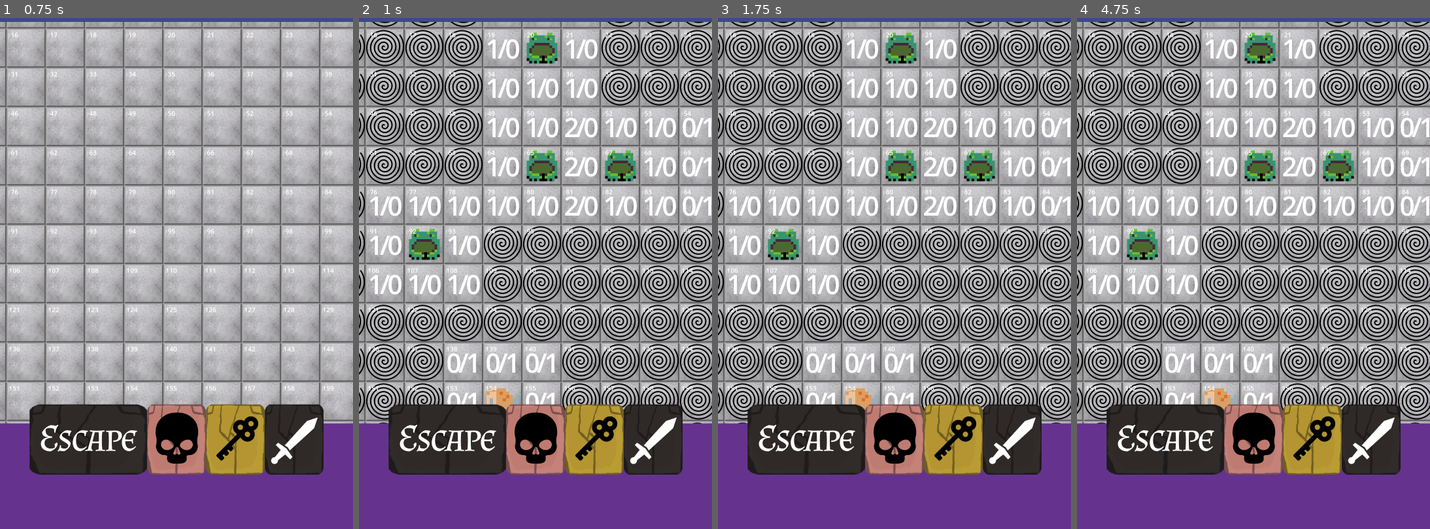
Above: before the commit, frames 1-4 (left to right).
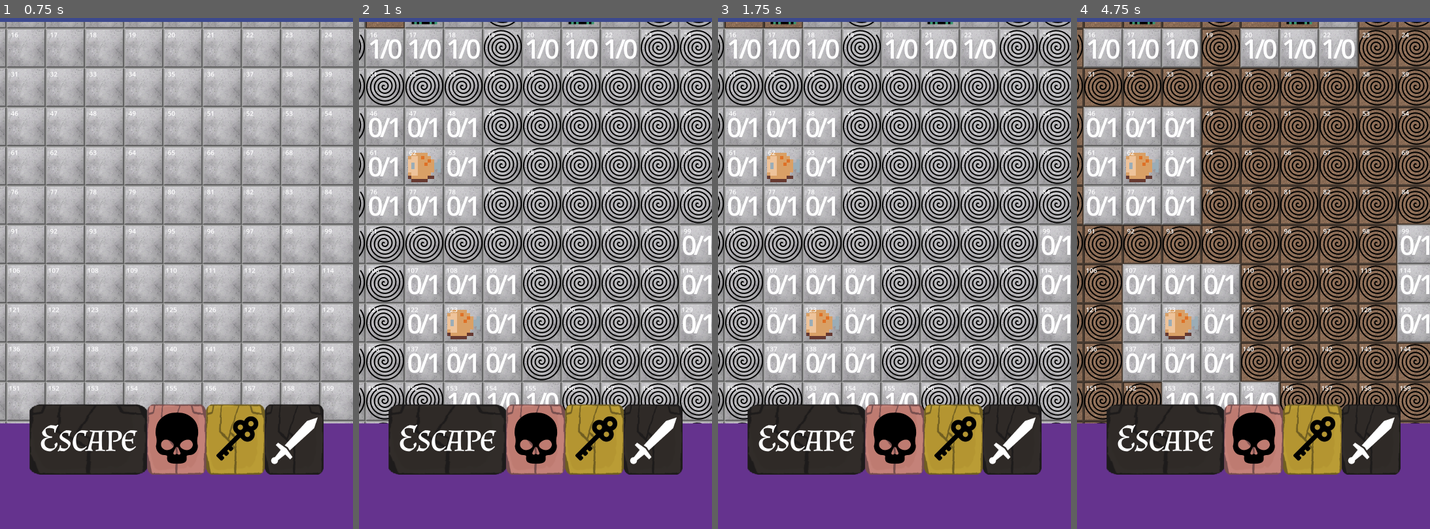
Above: after the commit, the same moments.

Repository: goblincookies/DungeonSweeper
Game: Godot game, scene res://Scenes/03-play.tscn
Two runs of this game, one before a commit and one after it. Both use one fixed random seed, a clock stepped at 60 frames per second and the inputs below. This scene is started directly instead of the project's main scene.
Inputs (mouse positions are in pixels of both pictures, inside the frame that each line leads up to):
- Up to frame 1 (0.75 s): tap Enter at 0.5 s; move the mouse to (outside the picture) at 0.52 s; click (outside the picture) at 0.67 s
- Up to frame 2 (1 s): no input
- Up to frame 3 (1.75 s): tap Space at 1.25 s; move the mouse to (outside the picture) at 1.27 s; click (outside the picture) at 1.42 s
- Up to frame 4 (4.75 s): tap Enter at 2, 3.5 s; move the mouse to (outside the picture) at 2.02 s; click (outside the picture) at 2.17 s; tap Space at 2.75, 4.25 s; move the mouse to (outside the picture) at 2.77 s; click (outside the picture) at 2.92 s; move the mouse to (outside the picture) at 3.52 s; click (outside the picture) at 3.67 s; move the mouse to (outside the picture) at 4.27 s; click (outside the picture) at 4.42 s

Frame 1 is identical in both runs. In frame 2, 20% of the frame differs, in the area x 1-100%, y 0-77%; in frame 3, 21%; in frame 4, 54%, in the area x 0-100%, y 0-80%.

Commit message:
flood fill works on first click

Diff:
--- a/dunswee-game/Scenes/Nested/tile.tscn
+++ b/dunswee-game/Scenes/Nested/tile.tscn
@@ -76,24 +76,6 @@
 horizontal_alignment = 1
 vertical_alignment = 1
 
-[node name="id" type="Label" parent="."]
-layout_mode = 1
-anchors_preset = 8
-anchor_left = 0.5
-anchor_top = 0.5
-anchor_right = 0.5
-anchor_bottom = 0.5
-offset_left = -60.0
-offset_top = -55.0
-offset_right = -11.0
-offset_bottom = -27.0
-grow_horizontal = 2
-grow_vertical = 2
-theme_override_font_sizes/font_size = 20
-text = "1"
-horizontal_alignment = 1
-vertical_alignment = 1
-
 [node name="Count2" type="Label" parent="."]
 layout_mode = 1
 anchors_preset = 8
@@ -130,4 +112,22 @@
 horizontal_alignment = 1
 vertical_alignment = 1
 
+[node name="id" type="Label" parent="."]
+layout_mode = 1
+anchors_preset = 8
+anchor_left = 0.5
+anchor_top = 0.5
+anchor_right = 0.5
+anchor_bottom = 0.5
+offset_left = -60.0
+offset_top = -55.0
+offset_right = -11.0
+offset_bottom = -27.0
+grow_horizontal = 2
+grow_vertical = 2
+theme_override_font_sizes/font_size = 20
+text = "1"
+horizontal_alignment = 1
+vertical_alignment = 1
+
 [connection signal="input_event" from="Area2D" to="." method="_on_area_2d_input_event"]
--- a/dunswee-game/Scripts/Nested/field.gd
+++ b/dunswee-game/Scripts/Nested/field.gd
@@ -43,20 +43,13 @@
 	var xMax:int = 3;
 
 	n = tile.getId();
-	print("id",n);
 	xMax = 7;
 #		IF LEFT CUTS OFF
-	if( ceil((n-3)/yHeight)< ceil(n/yHeight)): xMin =1;
-	if( ceil((n-2)/yHeight)< ceil(n/yHeight)): xMin =2;
-	if( ceil((n-1)/yHeight)< ceil(n/yHeight)): xMin =3;
+	for i in range(3,0,-1):
+#		LEFT/RIGHT BOUNDS
+		if(isOutOfBoundsHoriz(n,-i)):xMin=4-i;
+		if(isOutOfBoundsHoriz(n,i)):xMax=3+i;
 
-#		IF RIGHT CUTS OFF
-	if( ceil((n+3)/yHeight)> ceil(n/yHeight)): xMax =6;
-	if( ceil((n+2)/yHeight)> ceil(n/yHeight)): xMax =5;
-	if( ceil((n+1)/yHeight)> ceil(n/yHeight)): xMax =4;
-
-
-	print("initial temp array size", tempArray.size())
 
 	var landingArray:Array = [];
 
@@ -64,34 +57,23 @@
 		for y in range(0,7):
 			c = n+(-3+x)+(-(3*yHeight)+(yHeight*y));
 			if ( c >= 0 and c < tempArray.size()):
-				print("popping at ", c)
 				landingArray.append(c);
-				#tempArray.pop_at( c );
-	print(landingArray);
 	landingArray.sort();
 	landingArray.reverse();
-	print(landingArray);
 	for val in landingArray:
 		tempArray.pop_at( val );
 
-	print("new temp array size",tempArray.size())
 
 	for i in range(enemyCount):
-#		randi() % 20      # Returns random integer between 0 and 19
 		tempVal = randi()%tempArray.size();
 		enemyArray.append( tempArray[tempVal]);
 		tempArray.pop_at( tempVal );
 
 	for i in range(keyCount):
-#		randi() % 20      # Returns random integer between 0 and 19
 		keyArray.append( tempArray.pop_at( randi()%tempArray.size() ));
 
-	print("enemies at", enemyArray);
-	print("keys at", keyArray);
 	dataArray.resize(grid.get_child_count());
 	dataArray.fill( 0 );
-
-
 
 	for i in range(enemyArray.size()):
 		n = enemyArray[i];
@@ -123,10 +105,9 @@
 		xMin = 0;
 		xMax = 3;
 
-#		IF LEFT CUTS OFF
-		if( ceil((n-1)/yHeight)< ceil(n/yHeight)): xMin +=1;
-#		IF RIGHT CUTS OFF
-		if( ceil((n+1)/yHeight)> ceil(n/yHeight)): xMax -=1;
+#		IF LEFT/RIGHT CUTS OFF
+		if (isOutOfBoundsHoriz(n, -1)): xMin +=1;
+		if (isOutOfBoundsHoriz(n, 1)): xMax -=1;
 
 #		ADD COUNTS
 		for x in range(xMin,xMax):
@@ -143,12 +124,50 @@
 
 	print(dataArray)
 
+func isOutOfBoundsHoriz( id, step ):
+	if ((id+step<0) or (id+step>=dataArray.size())): return true;
+	return (ceil((id+step)/yHeight)< ceil(id/yHeight));
+func isOutOfBoundsVert( id, step ):
+	var stepSize = step*yHeight
+	return !(id + stepSize >= 0 and id + stepSize < dataArray.size());
 
 func tileClicked( tile:Control ):
 	print(tile, "clicked")
 	if (blankField):
 		blankField = false;
 		setupField( tile );
+#	REVEAL
+	tile.flip();
+	floodFill(tile.getId(), true);
+
+
+func floodFill(id, isStartingTile):
+	print("filling :)", id);
+	var l_tile:Control = grid.get_child(id);
+	#print("tile type", l_tile.getTileType(), l_tile.getTileType() <= 0, l_tile.isCovered())
+	if (l_tile.getTileType() <= 0 and (l_tile.isCovered() or isStartingTile)):
+		grid.get_child(id).flip();
+		if (!isOutOfBoundsHoriz(id,-1)): floodFill(id-1, false);
+		if (!isOutOfBoundsHoriz(id, 1)): floodFill(id+1, false);
+		if (!isOutOfBoundsVert(id,-1)): floodFill(id-yHeight, false);
+		if (!isOutOfBoundsVert(id, 1)): floodFill(id+yHeight, false);
+
+
+
+		#floodFill( id );
+#void floodFill( int pos ) {
+   #if ( btn( pos ) isFillable ) {
+	   #fillBtn(pos);
+	   #floodFill( pos+1 );
+	   #floodFill( pos-1 );
+	   #floodFill( pos+10 );
+	   #floodFill( pos-10 );
+   #} else {
+	   #return;
+   #}
+#}
+
+	pass
 
 func registerTiles():
 	print("registering tiles")
--- a/dunswee-game/Scripts/Nested/tile.gd
+++ b/dunswee-game/Scripts/Nested/tile.gd
@@ -5,7 +5,6 @@
 
 enum tileTypes {EMPTY, ENEMY, KEY, MARKED};
 var thisTileType: tileTypes = tileTypes.EMPTY;
-
 
 const DOUBLETAP_DELAY : float = 0.25;
 var doubleTapTime : float = DOUBLETAP_DELAY;
@@ -20,6 +19,7 @@
 ]
 # Called when the node enters the scene tree for the first time.
 func _ready() -> void:
+
 	$Enemy.visible = false;
 	$Empty.visible = false;
 	$Key.visible = false;
@@ -34,12 +34,18 @@
 	$id.text = str(id);
 
 func getId()->int: return id;
+func getTileType()->tileTypes: return thisTileType;
+func isCovered()->bool:return covered;
 #00 == blank
 #01-08 == enemy count
 #10-80 == key count
 #
 #100 == enemy
 #200 == key
+func flip():
+	covered = false;
+	$TitleRevealed.visible = !covered;
+	$TitleCovered.visible = covered;
 
 func setValue( id ):
 	match(id):
